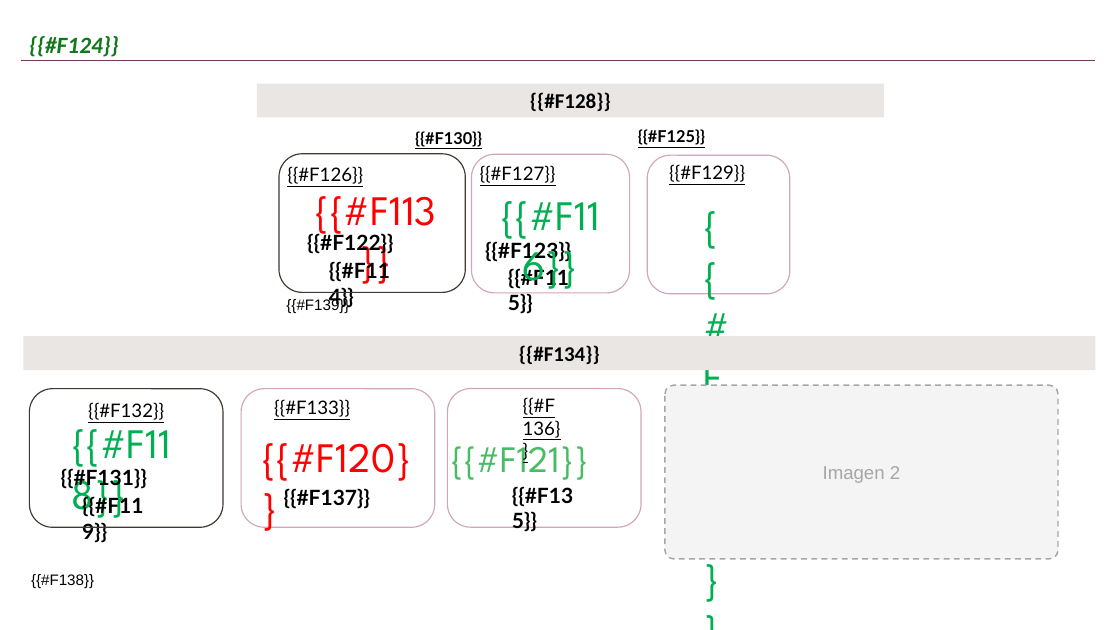
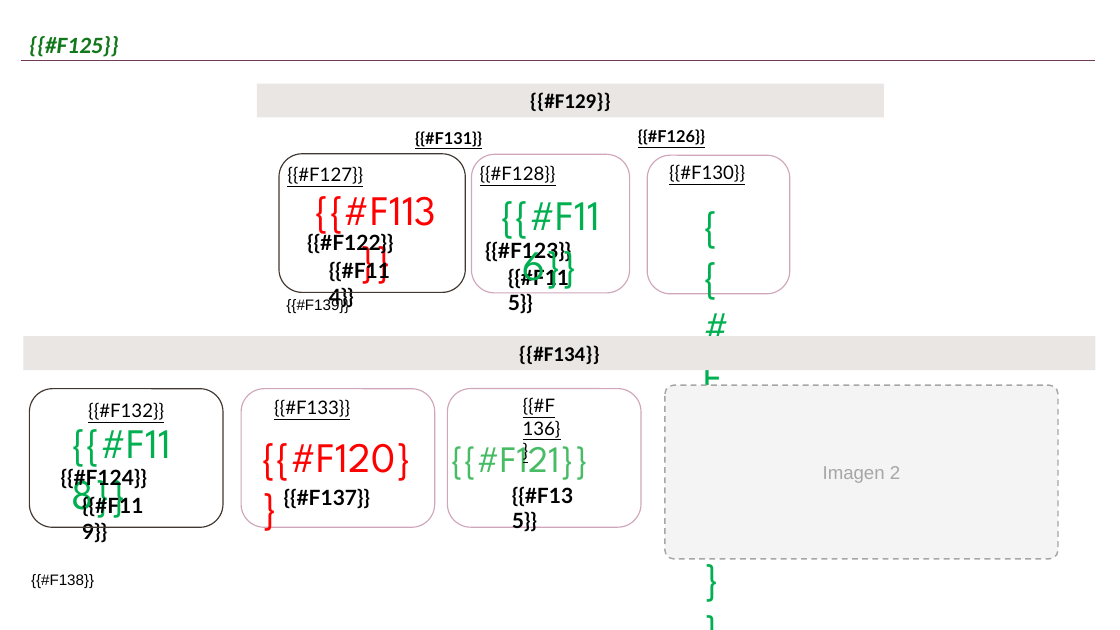
Before and after one commit to JohanCh01/flujo-cosecha, a slide deck: slide 6 of lib/plantilla_reporte.pptx. Drawn at 1120x630 pixels with LibreOffice and Linux fonts; fonts in the diff are those of the drawing; background and template pictures are left out. Boxes give left, top, right and bottom in pixels: in the first picture for what was removed or moved away, otherwise in the second. Text is boxed around its words. In the diff, an @@ line names an element or a change of style, - is before the commit and + after.

```diff
--- a/lib/plantilla_reporte.pptx
+++ b/lib/plantilla_reporte.pptx
@@ text at [29,36,119,57]: text changed @@
-{{#F124}}
+{{#F125}}
@@ text in rectangle at [530,92,611,111]: text changed @@
-{{#F128}}
+{{#F129}}
@@ text at [415,131,482,149]: text changed @@
-{{#F130}}
+{{#F131}}
@@ text at [638,129,705,145]: text changed @@
-{{#F125}}
+{{#F126}}
@@ text at [287,166,363,184]: text changed @@
-{{#F126}}
+{{#F127}}
@@ text at [480,165,556,183]: text changed @@
-{{#F127}}
+{{#F128}}
@@ text at [669,164,745,182]: text changed @@
-{{#F129}}
+{{#F130}}
@@ text at [61,466,147,489]: text changed @@
-{{#F131}}
+{{#F124}}
```
Also in this commit, not shown: 6 other files.
